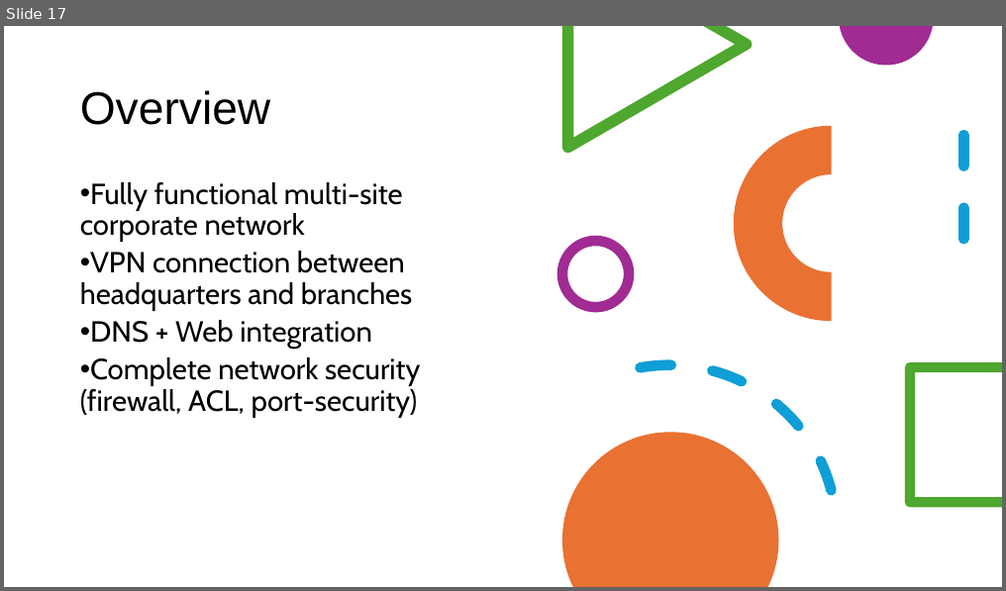
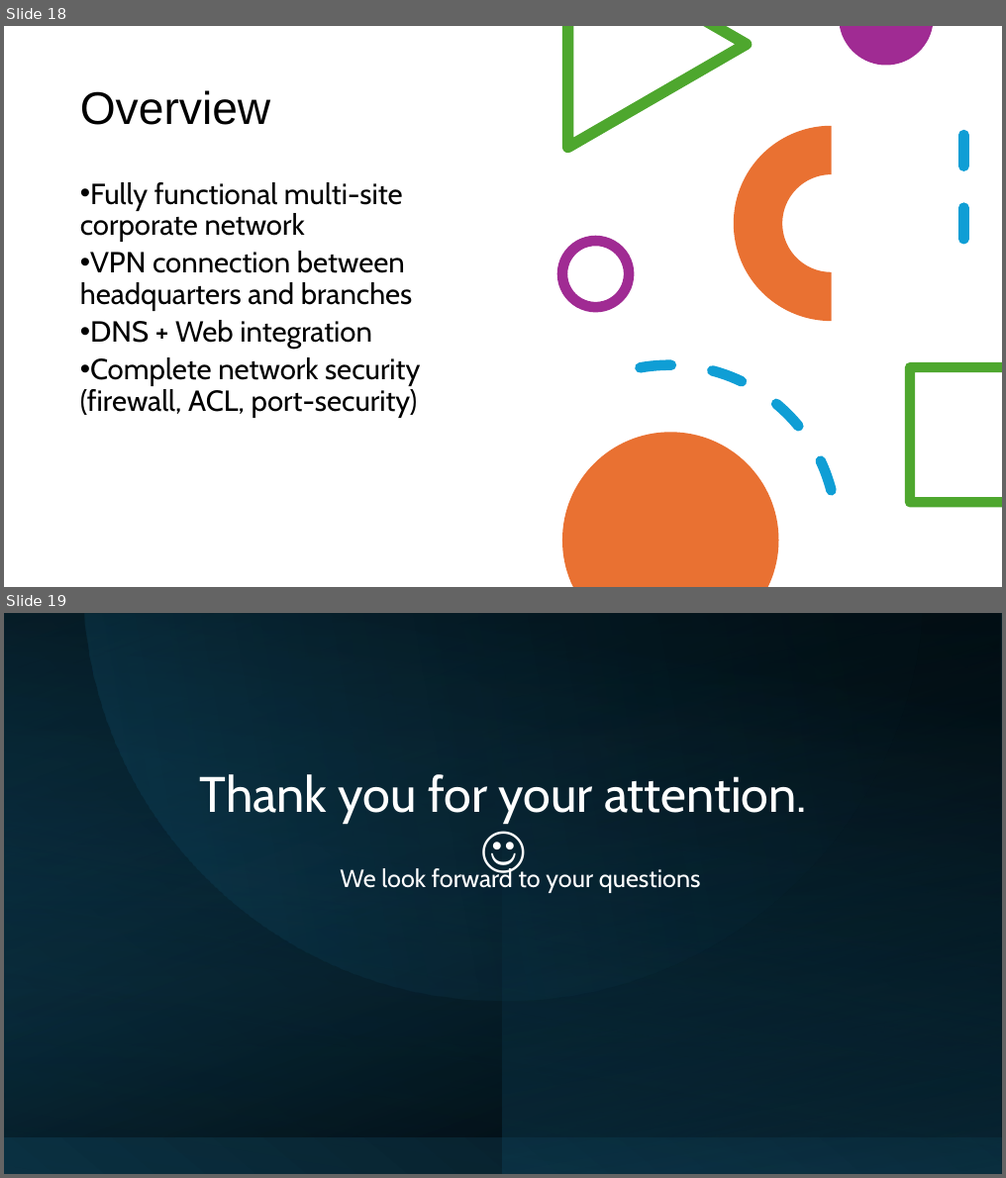
Before and after one commit to elekesbalint/RAMriders, a slide deck: CseGe Kft prototype angol.pptx. Shown one above the other, each under a label of ours: slide 17 before the commit, slides 18 and 19 after it. The pictures are 1006x591 and 1006x1178 pixels, drawn with LibreOffice and Linux fonts; fonts in the diff are those of the drawing. Boxes give left, top, right and bottom in pixels: in the first picture for what was removed or moved away, otherwise in the second. Text is boxed around its words. In the diff, an @@ line names an element or a change of style, - is before the commit and + after.

```diff
--- a/CseGe Kft prototype angol.pptx
+++ b/CseGe Kft prototype angol.pptx
@@ slide 19 added at (x1=4, y1=613, x2=1002, y2=1174), background #FFFFFF @@
@@ rectangle added at (x1=4, y1=613, x2=1002, y2=1174), fill gradient #0B3041 to #000000 @@
@@ rectangle added at (x1=4, y1=613, x2=1002, y2=1137), fill gradient #104862 to #000000 @@
@@ rectangle added at (x1=4, y1=613, x2=1001, y2=1174), fill gradient #000000 to #104862 @@
@@ rectangle added at (x1=5, y1=613, x2=1000, y2=1174), fill gradient #0B3041 to #000000 @@
@@ freeform shape added at (x1=85, y1=613, x2=921, y2=1000), fill gradient #0B3041 to #156082 @@
@@ rectangle added at (x1=503, y1=613, x2=1002, y2=1174), fill gradient #0B3041 to #104862 @@
@@ title added at (x1=200, y1=774, x2=807, y2=823), 48 pt, text #FFFFFF @@
+Thank you for your attention. ☺
@@ text added at (x1=340, y1=866, x2=701, y2=893), 24 pt, text #FFFFFF @@
+We look forward to your questions
@@ what was slide 17 is now slide 18 @@
```
Also in this commit, not shown: 1 other slide added, 2 other files.
